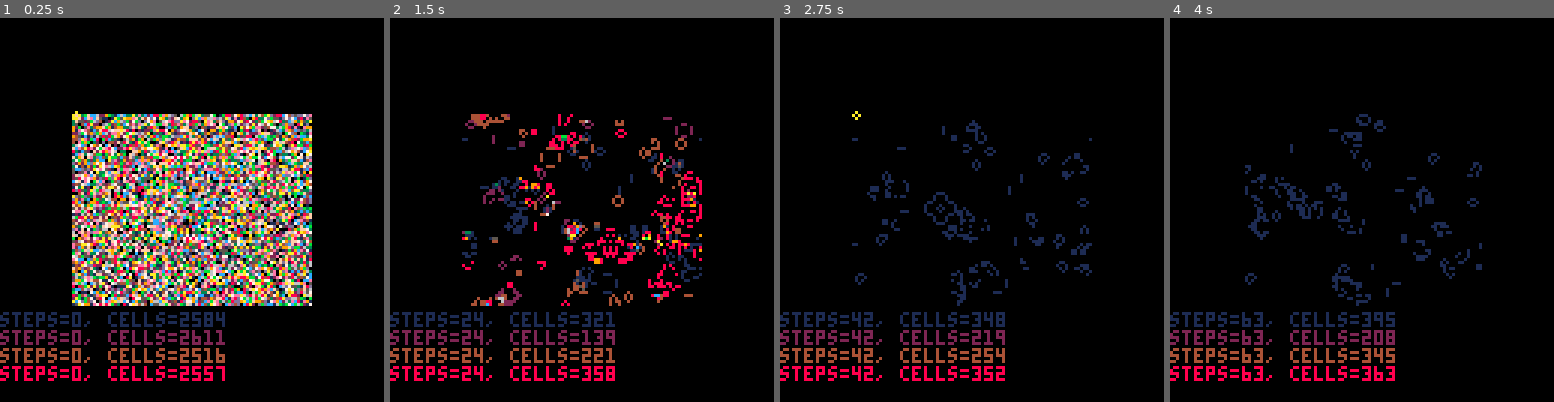
Above: before the commit, frames 1-4 (left to right).
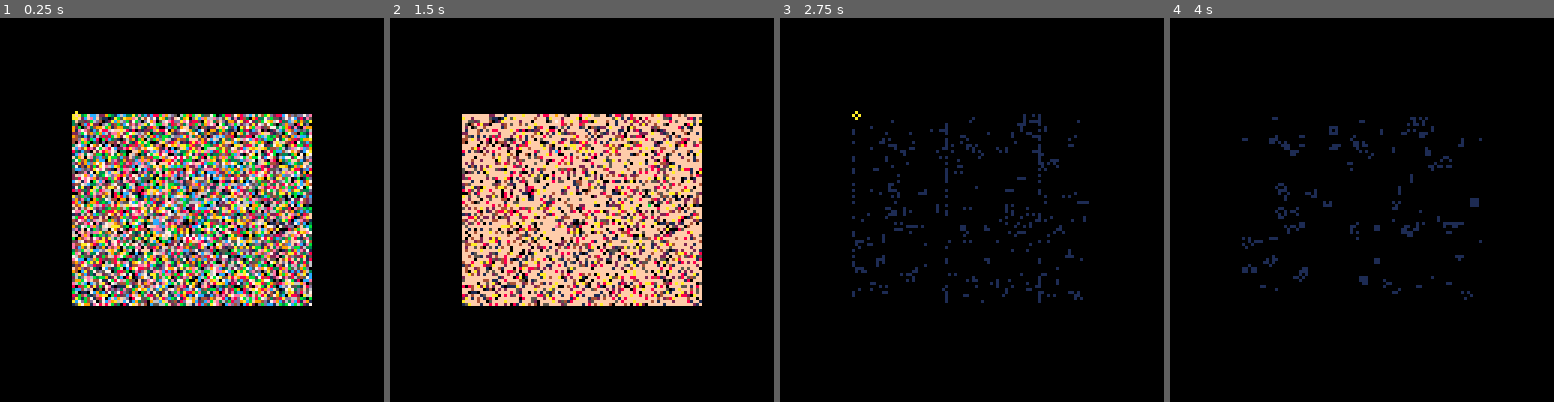
Above: after the commit, the same moments.

Repository: erwinbonsma/PicoGarden
Game: PICO-8 cartridge picogarden.p8
Two runs of this game, one before a commit and one after it. Both use one fixed random seed, a clock stepped at 60 frames per second and the inputs below.
Inputs:
- Up to frame 1 (0.25 s): no input
- Up to frame 2 (1.5 s): tap X (X key) at 0.33, 1.07 s; tap O (Z key) at 0.7 s
- Up to frame 3 (2.75 s): hold Right 1.6-2.1 s; tap O (Z key) at 1.7, 2.1, 2.5 s; tap X (X key) at 1.85 s; hold Up 2.15-2.42 s; hold Right from 2.47 s (still down)
- Up to frame 4 (4 s): tap O (Z key) at 2.9, 3.3, 3.7 s; tap X (X key) at 2.97 s; release Right at 3.03 s; hold Left 3.08-3.58 s; hold Down 3.63-3.97 s

The runs differ from the first frame. In frame 1, 3.7% of the frame differs, in the area x 0-59%, y 76-95%; in frame 2, 33%, in the area x 0-82%, y 25-95%; in frame 3, 7.7%; in frame 4, 7.5%.

Commit message:
Add cell count history plot

Diff:
--- a/picogarden.p8
+++ b/picogarden.p8
@@ -4,6 +4,7 @@
 params={}
 params.max_decay_find_attempts=32
 params.num_decay_death_ticks=100
+params.history_len=80
 
 bit0=0x0.0001
 
@@ -144,7 +145,6 @@
  o.bitgrid=bitgrid:new(
   address,specs.bg_w,specs.bg_h
  )
- o.steps=0
 
  return o
 end
@@ -265,8 +265,6 @@
  local r0=ca_rows
  local r1=r0+specs.bpr
  local r2=r1+specs.bpr
-
- self.steps+=1
 
  self:_restore_right_bits()
  self:_set_border()
@@ -546,6 +544,7 @@
  state={}
  state.gols={}
  state.decays={}
+ state.counts={}
  for i=1,4 do
   local gol=ca:new(
    0x4400+i*16*64,specs
@@ -556,12 +555,14 @@
   add(
    state.decays,decay:new(gol)
   )
+  add(state.counts,{})
  end
  state.cx=0
  state.cy=0
  state.play=false
  state.t=0
- state.wait=0
+ state.steps=0
+ state.wait=5
  state.viewmask=0xf
 
  expand=init_expand()
@@ -610,24 +611,28 @@
 function _draw()
  cls()
 
- color(6)
- for i=0,10 do
-  --line(24+i*8,32,24+i*8,95)
- end
-
- for i,gol in pairs(state.gols) do
-  if
-   state.viewmask&(0x1<<(i-1))!=0
-  then
-   draw_gol(i,gol)
-  end
-	 local ncells=state.bitcounter
-   :count_ca_bits(gol)
-  print(
-   "steps="..gol.steps
-   ..", cells="..ncells,
-   0,60+32+i*6,1<<(i-1)
-  )
+ local mask=state.viewmask
+ if mask!=0 then
+  for i,g in pairs(state.gols) do
+   if mask&(0x1<<(i-1))!=0 then
+    draw_gol(i,g)
+   end
+  end
+ else
+  for i,h in pairs(state.counts) do
+   local c=0x1<<(i-1)
+   local tmax=state.steps
+   local tmin=max(
+    tmax-params.history_len,0
+   )
+   for t=tmin,tmax-1 do
+    local x=24+t-tmin
+    local y=96-min(63,h[
+     t%params.history_len
+    ]\10)
+    pset(x,y,pget(x,y)|c)
+   end
+  end
  end
 
  if not state.play then
@@ -691,13 +696,19 @@
  if state.play then
   state.t+=1
   if state.t%(0x1<<state.wait)==0 then
-   for g in all(state.gols) do
+   local idx=
+    state.steps%params.history_len
+   for i,g in pairs(state.gols) do
     g:step()
+    state.counts[i][idx]=
+	    state.bitcounter
+      :count_ca_bits(g)
    end
 
    for d in all(state.decays) do
     d:update()
    end
+   state.steps+=1
   end
  end
 end
